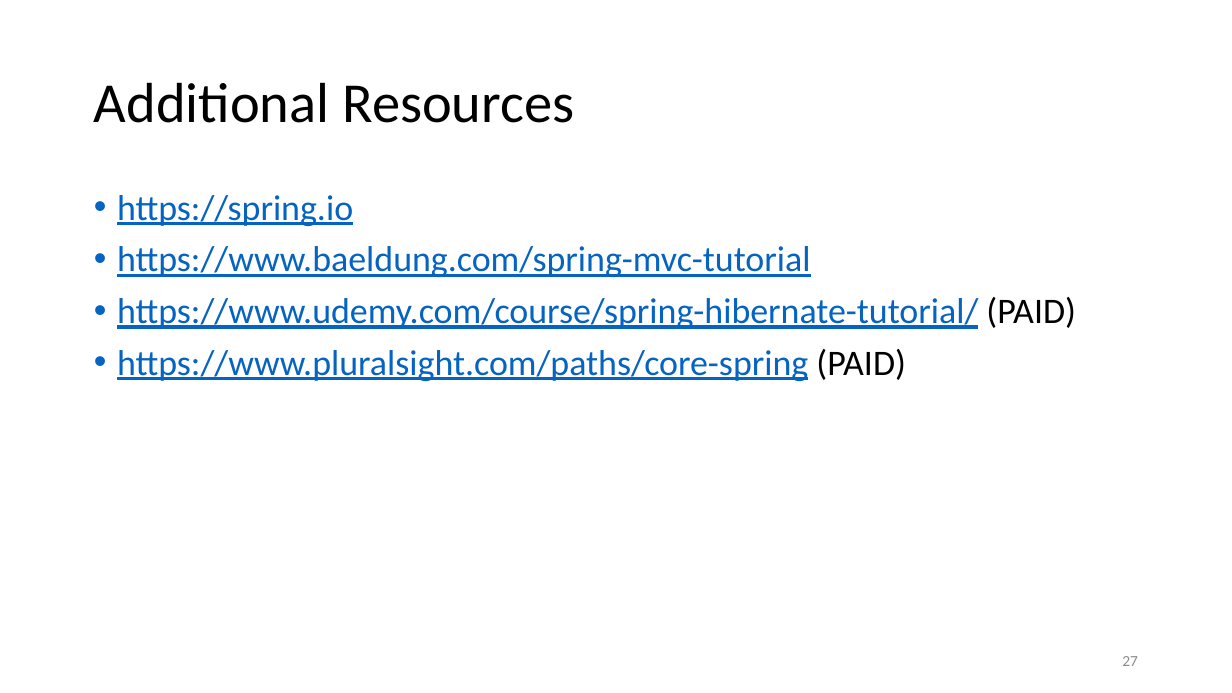
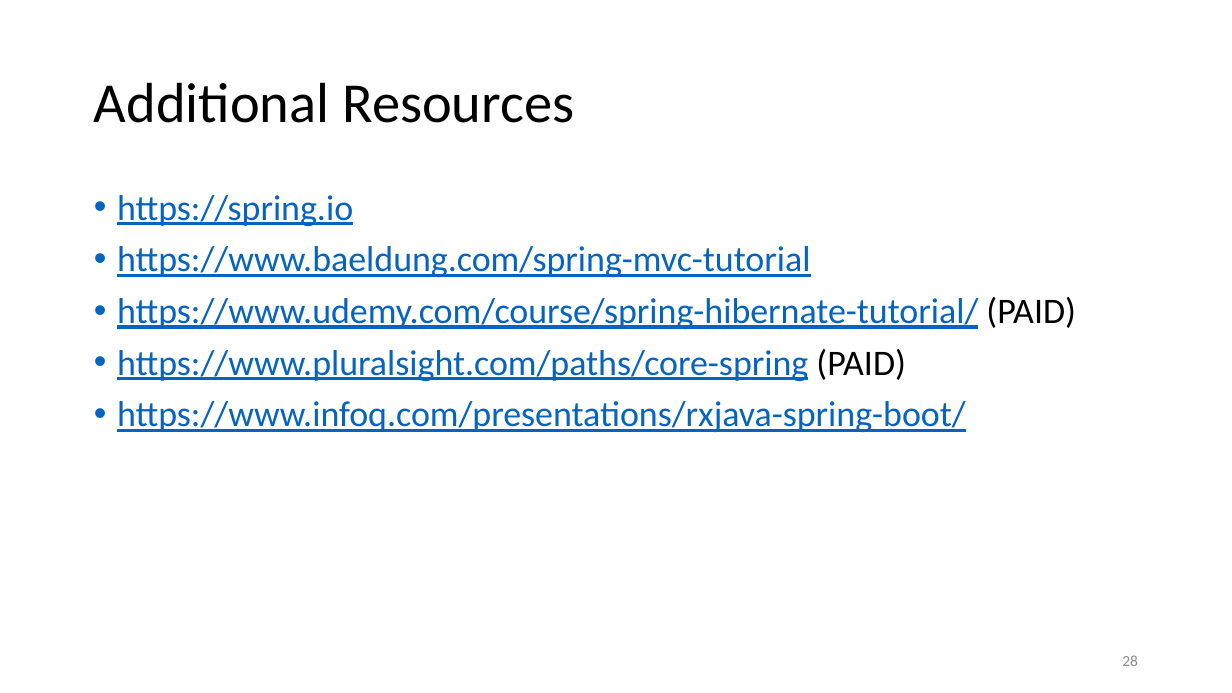
Before and after one commit to jpenniman/java-ms-training, a slide deck: slide 28 of slide-decks/ReSTful-Services.pptx (slide 27 before the commit). Drawn at 1232x693 pixels with LibreOffice and Linux fonts; fonts in the diff are those of the drawing; background and template pictures are left out. Boxes give left, top, right and bottom in pixels: in the first picture for what was removed or moved away, otherwise in the second. Text is boxed around its words. In the diff, an @@ line names an element or a change of style, - is before the commit and + after.

Commit message:
Added Rx Resources

```diff
--- a/slide-decks/ReSTful-Services.pptx
+++ b/slide-decks/ReSTful-Services.pptx
@@ text at (x1=117, y1=401, x2=966, y2=432): paragraph added @@
+• https://www.infoq.com/presentations/rxjava-spring-boot/
@@ page number at (x1=1122, y1=655, x2=1138, y2=666): text changed @@
-27
+28
```
Also in this commit, not shown: 1 other slide changed, 1 slide added.
